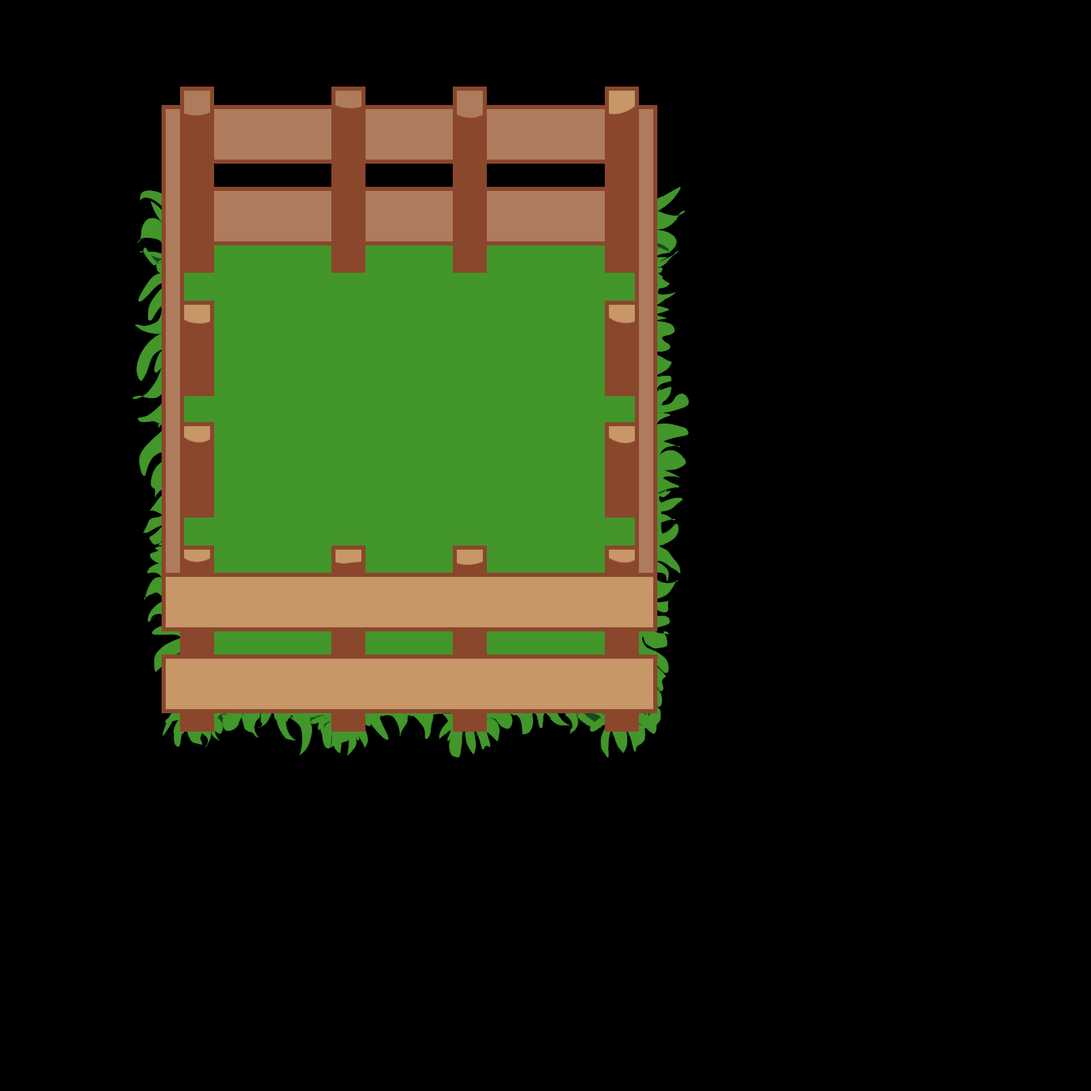
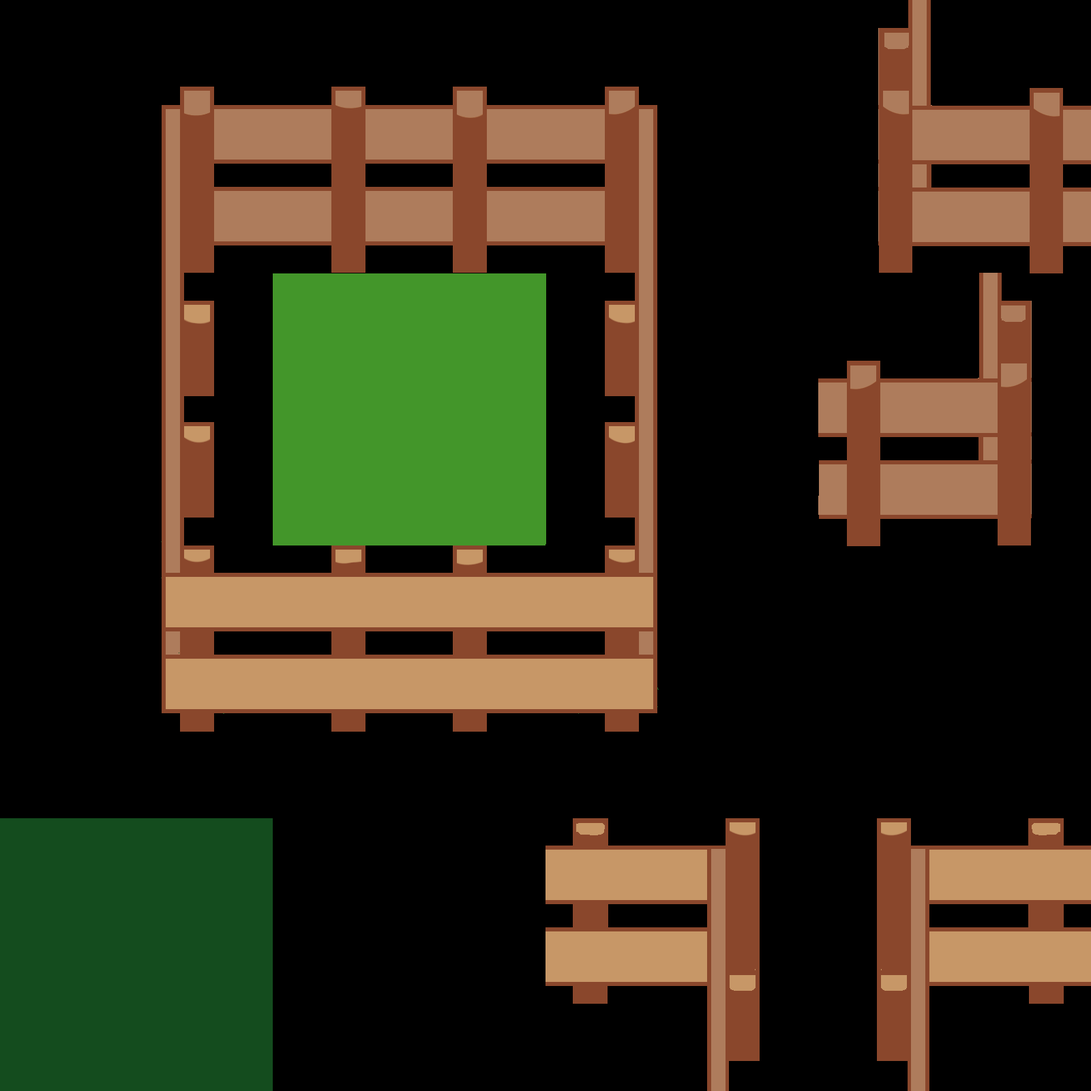
Layer changes from the first 1091 × 1091 image to the second:
added layer "Layer4" above "Layer11" over (x1=160, y1=90, x2=659, y2=732)
added layer "Layer11" above "Layer10" over (x1=818, y1=272, x2=1033, y2=547)
added layer "Layer10" above "Layer12" over (x1=878, y1=0, x2=1091, y2=274)
added layer "Layer12" above "Layer8" over (x1=877, y1=818, x2=1091, y2=1091)
added layer "Layer8" above "Layer9" over (x1=545, y1=818, x2=760, y2=1091)
added layer "Layer5" above "Fence" over (x1=0, y1=273, x2=547, y2=1091)
hid "Fence", painted on it over (x1=0, y1=86, x2=1091, y2=1091)
